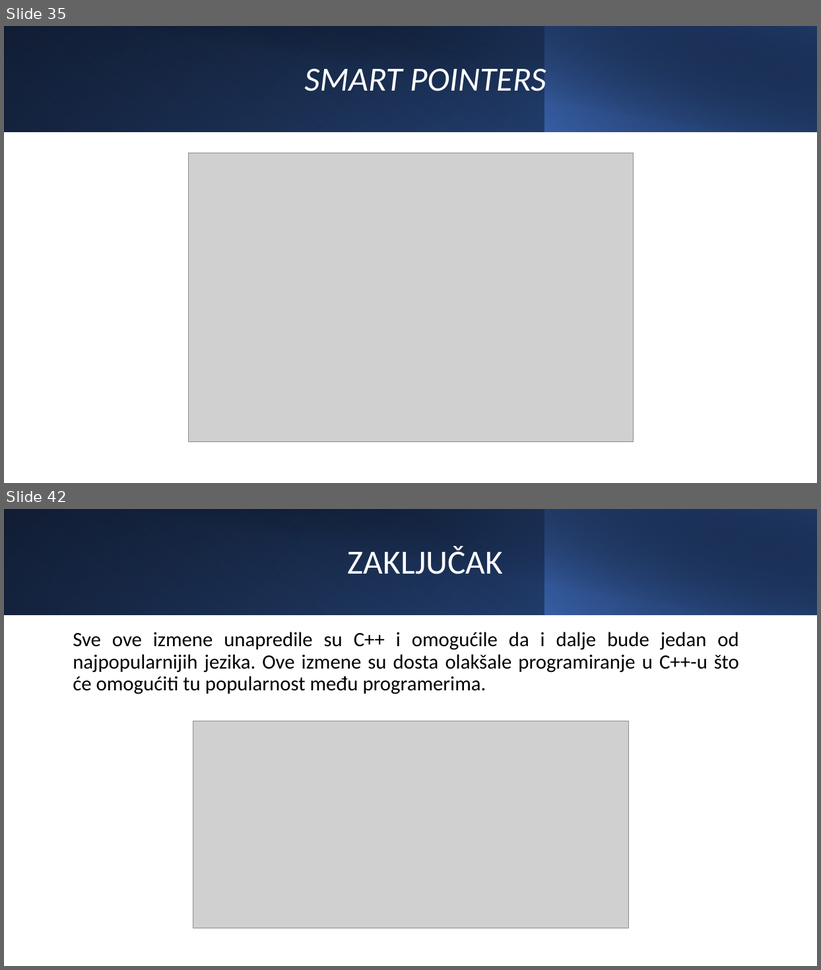
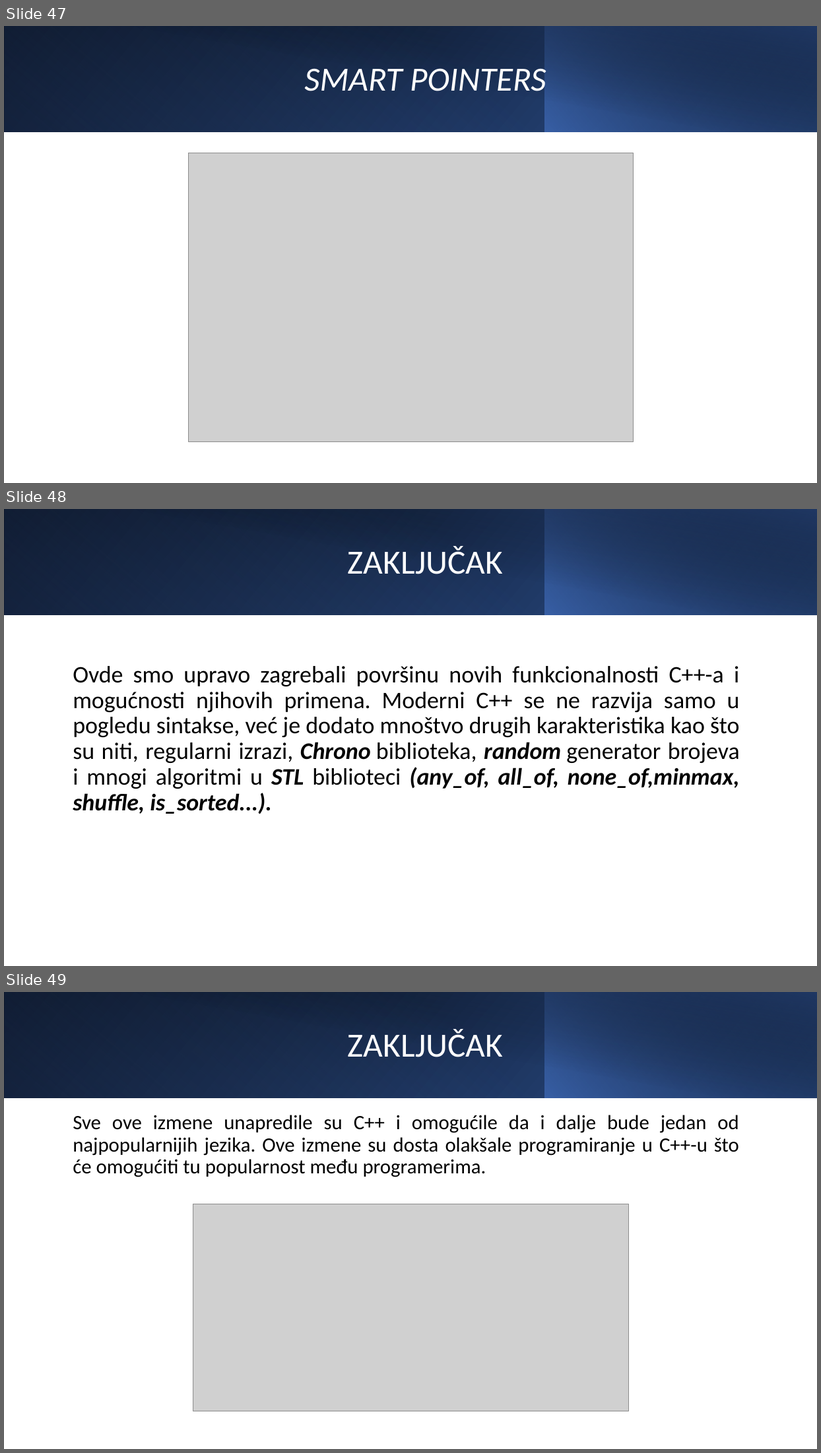
Before and after one commit to grujevmilan/NSI_projekat, a slide deck: NSI - C++.pptx. Shown one above the other, each under a label of ours: slides 35 and 42 before the commit, slides 47, 48 and 49 after it; the slides between them are not shown. The pictures are 821x970 and 821x1453 pixels, drawn with LibreOffice and Linux fonts; fonts in the diff are those of the drawing; grey boxes stand for pictures. Boxes give left, top, right and bottom in pixels: in the first picture for what was removed or moved away, otherwise in the second. Text is boxed around its words. In the diff, an @@ line names an element or a change of style, - is before the commit and + after.

```diff
--- a/NSI - C++.pptx
+++ b/NSI - C++.pptx
@@ slide 48 added at (4,509,817,966), background #FFFFFF @@
@@ rectangle added at (4,509,817,615), fill gradient #000000 to #2F5597 @@
@@ rectangle added at (4,509,546,615), fill gradient #4472C4 to #203864 @@
@@ rectangle added at (34,509,817,616), fill gradient #000000 to #203864 @@
@@ rectangle added at (545,509,817,615), fill gradient #4472C4 to #000000 @@
@@ title added at (348,546,503,574), 40 pt, text #FFFFFF @@
+ZAKLJUČAK
@@ text added at (73,666,740,814), 28 pt, text #000000 @@
+Ovde smo upravo zagrebali površinu novih funkcionalnosti C++-a i mogućnosti njihovih primena. Moderni C++ se ne razvija samo u pogledu sintakse, već je dodato mnoštvo drugih karakteristika kao što su niti, regularni izrazi, Chrono biblioteka, random generator brojeva i mnogi algoritmi u STL biblioteci (any_of, all_of, none_of,minmax, shuffle, is_sorted...).
@@ what was slide 35 is now slide 47 @@
@@ what was slide 42 is now slide 49 @@
```
Also in this commit, not shown: 6 other slides added.
